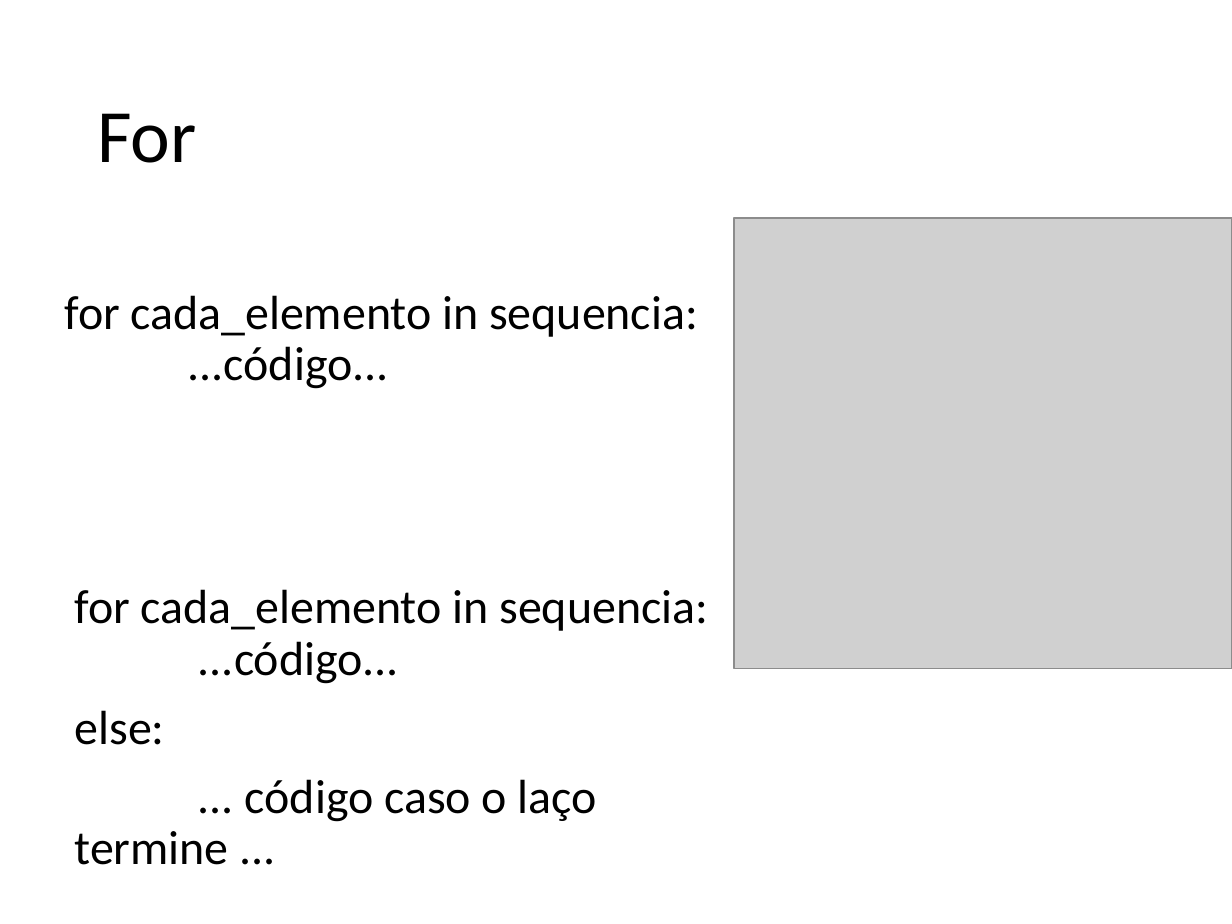
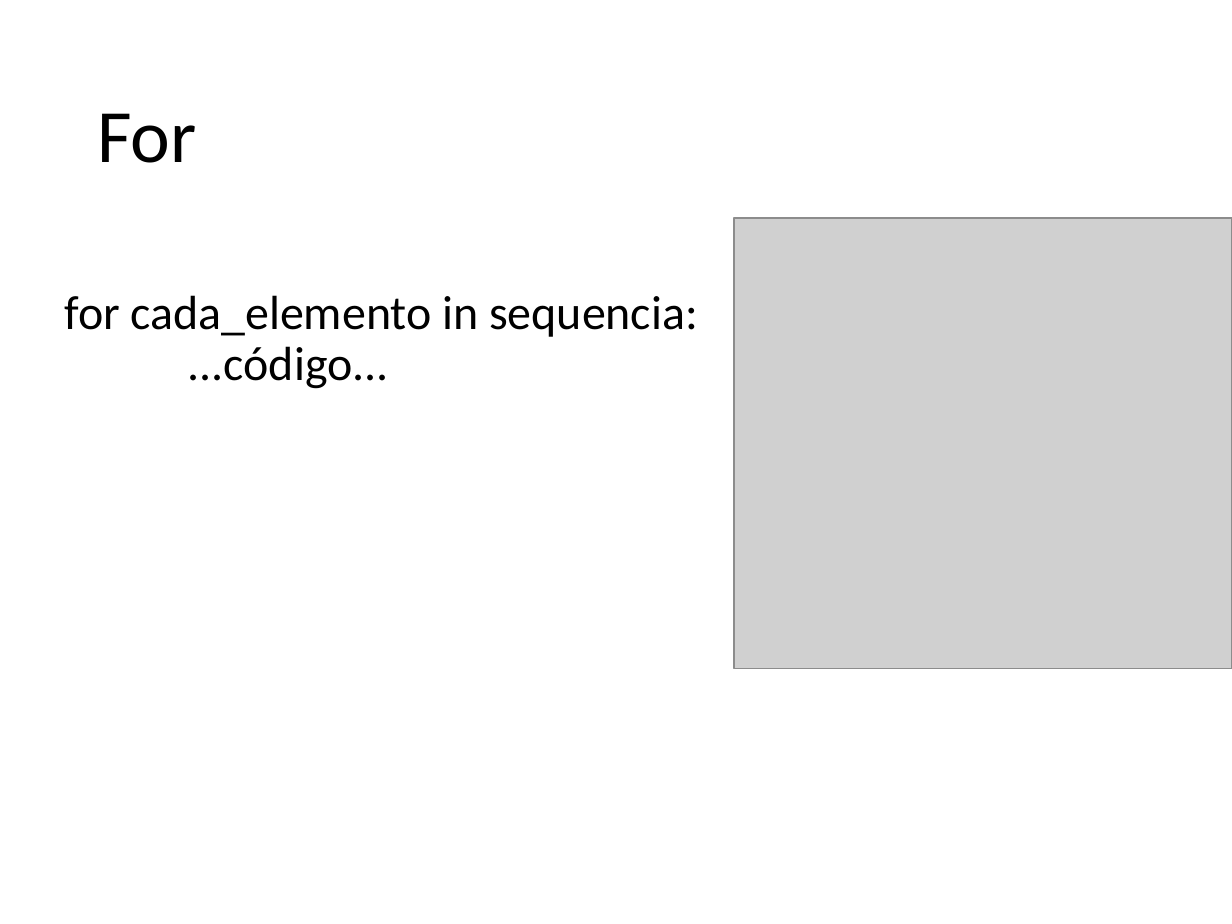
Before and after one commit to fernandoFernandeSantos/minicurso_python_2019, a slide deck: slide 56 of aula.pptx (slide 53 before the commit). Drawn at 1232x924 pixels with LibreOffice and Linux fonts; fonts in the diff are those of the drawing; grey boxes stand for pictures. Boxes give left, top, right and bottom in pixels: in the first picture for what was removed or moved away, otherwise in the second. Text is boxed around its words. In the diff, an @@ line names an element or a change of style, - is before the commit and + after.

```diff
--- a/aula.pptx
+++ b/aula.pptx
@@ text removed at (75,589,708,865) @@
-for cada_elemento in sequencia:
-...código...
-else:
-... código caso o laço termine ...
```
Also in this commit, not shown: 9 other slides changed, 10 slides added, 2 other files.
